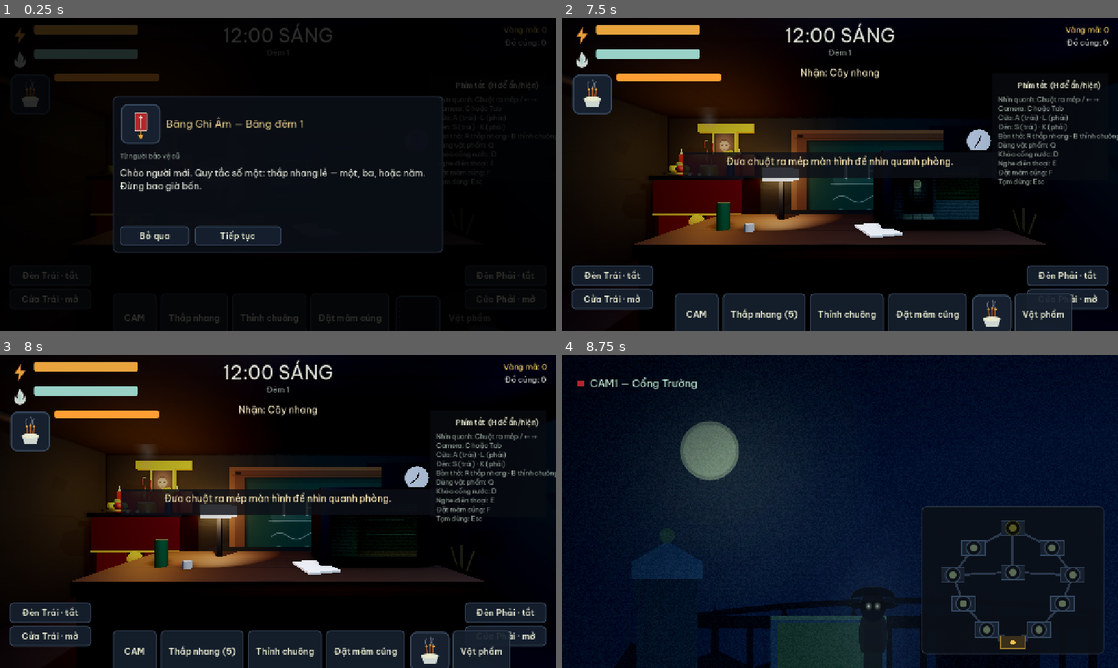
Above: before the commit, frames 1-4 (two rows, left to right).
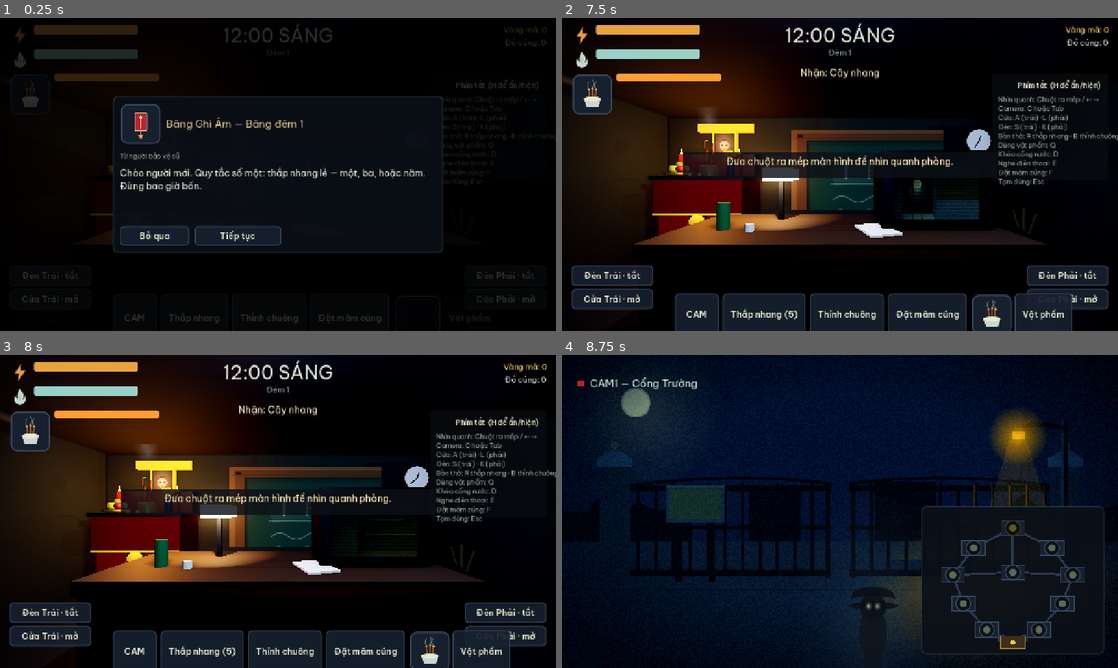
Above: after the commit, the same moments.

Repository: cthpAiden/nightwatch
Game: Godot game, scene res://scenes/Night.tscn
Same seed, same stepped clock (60 frames per second), same inputs: the game is played once before the commit and once after it. This scene is started directly instead of the project's main scene.
Inputs:
- Up to frame 1 (0.25 s): no input
- Up to frame 2 (7.5 s): click "Đèn Trái · tắt" at 0.5 s; click "Cửa Trái · mở" at 1.25 s; click "Đèn Phải · tắt" at 2 s; click "Cửa Phải · mở" at 2.75 s; click "CAM" at 3.5 s; click "Thắp nhang" at 4.25 s; click "Thỉnh chuông" at 5 s; click "Đặt mâm cúng" at 5.75 s; click "Phím tắt (H để ẩn/hiện)" at 6.5 s; click "Bỏ qua" at 7.25 s
- Up to frame 3 (8 s): no input
- Up to frame 4 (8.75 s): click "CAM" at 8 s

The runs differ from the first frame. In frame 2, 3.3% of the frame differs, in the area x 16-43%, y 22-73%; in frame 3, 4.3%; in frame 4, 20%, in the area x 0-100%, y 0-100%.

Commit message:
Fix camera scene cut off / zoomed — TextureRect overflowed to 2x the screen
THE real "scene cutoff": the feed showed only the top-left HALF of the gate scene at
2x zoom (moon shoved to centre, the street lamp cropped off the right, the green sign
board shoved to centre-bottom looking like a stray box). Root cause found by logging:
feed.size was (2560,1440) — a TextureRect's minimum size defaults to its texture's
raster size, and SVGs import at svg/scale=2, so a 1280x720 scene rasterises to 2560x1440
and the feed Control couldn't shrink below that under UI.full. It overflowed to 2x the
canvas and only the top-left quarter region was on screen. (The cover-fit shader was a
red herring — it's identity at 16:9.)

Fix: UI.texture_rect now sets expand_mode = EXPAND_IGNORE_SIZE for the fill stretch
modes (SCALE / KEEP_ASPECT_COVERED) so the rect fills its anchored bounds instead of
the texture's size. This also fixes the same latent overflow on the in-game vignette,
the cô hồn crowd overlay, and the ending/intro backgrounds. KEEP_ASPECT(_CENTERED)
icons in HUD/shop/cassette containers keep natural sizing (unaffected).

Verified: moon back at its authored 14%/12% (was ~26%); full scene (gate + lamp + sign)
visible at 16:9 AND 5:4; feed still fills 0px border; office/vignette correct; HUD icons
intact; selftest 96/96; death+win flows pass.

Co-Authored-By: Claude Opus 4.8 <noreply@anthropic.com>

Diff:
--- a/scripts/ui/ui_helpers.gd
+++ b/scripts/ui/ui_helpers.gd
@@ -70,6 +70,13 @@
 	if ResourceLoader.exists(path):
 		t.texture = load(path)
 	t.stretch_mode = stretch
+	# Fill modes (SCALE / COVERED) are for full-rect images. Without IGNORE_SIZE a
+	# TextureRect's minimum size is its texture's raster size — and since SVGs import at
+	# svg/scale=2 that's 2x the screen, so the rect overflows its anchored bounds and only
+	# a zoomed top-left corner shows (the camera-feed "scene cut off" bug). KEEP_ASPECT and
+	# KEEP_ASPECT_CENTERED stay natural-sized for icons laid out inside containers.
+	if stretch == TextureRect.STRETCH_SCALE or stretch == TextureRect.STRETCH_KEEP_ASPECT_COVERED:
+		t.expand_mode = TextureRect.EXPAND_IGNORE_SIZE
 	t.mouse_filter = Control.MOUSE_FILTER_IGNORE
 	return t
 
